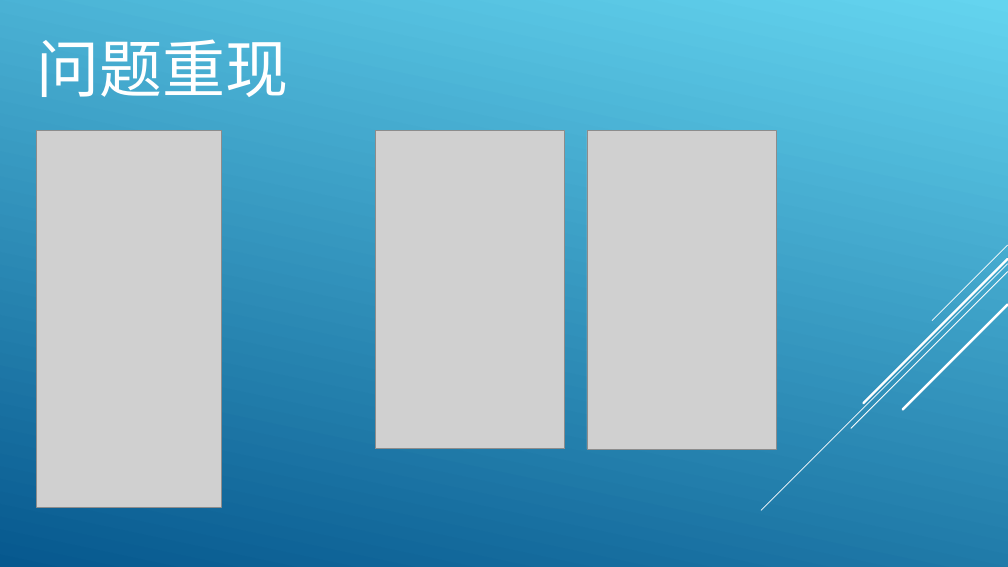
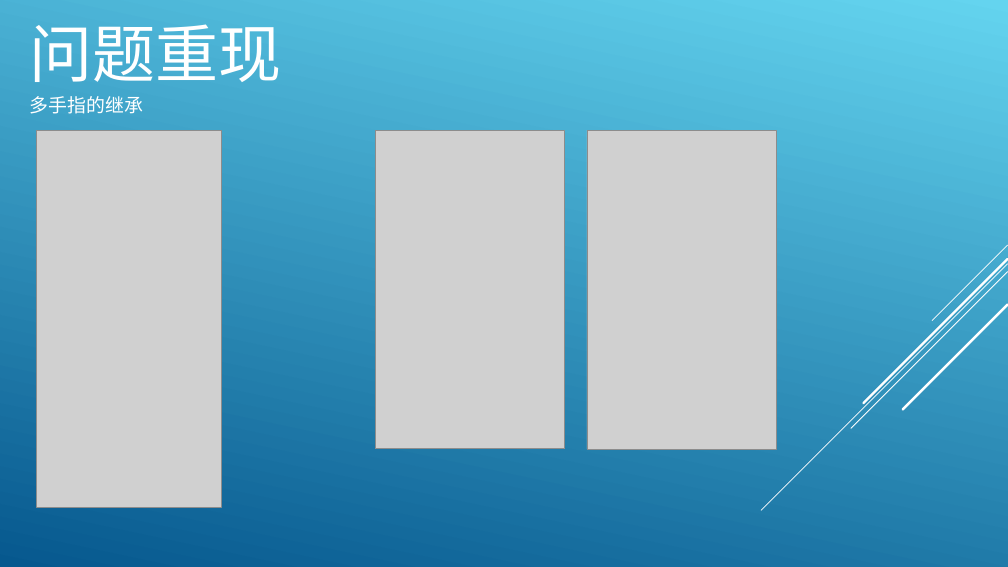
Before and after one commit to tlx6550/gulp-webpack-html-demo, a slide deck: slide 4 of fingerMover2.ppt (slide 3 before the commit). Drawn at 1008x567 pixels with LibreOffice and Linux fonts; fonts in the diff are those of the drawing; grey boxes stand for pictures. Boxes give left, top, right and bottom in pixels: in the first picture for what was removed or moved away, otherwise in the second. Text is boxed around its words. In the diff, an @@ line names an element or a change of style, - is before the commit and + after.

```diff
--- a/fingerMover2.ppt
+++ b/fingerMover2.ppt
@@ title "问题重现": place and size @@
-title "问题重现" at bbox=[36, 39, 288, 97]
+title "问题重现" at bbox=[30, 24, 282, 82]
@@ text added at bbox=[30, 96, 143, 114], 18 pt, text #FFFFFF @@
+多手指的继承
```
Also in this commit, not shown: 1 other slide changed, 2 slides added, 2 other files.
